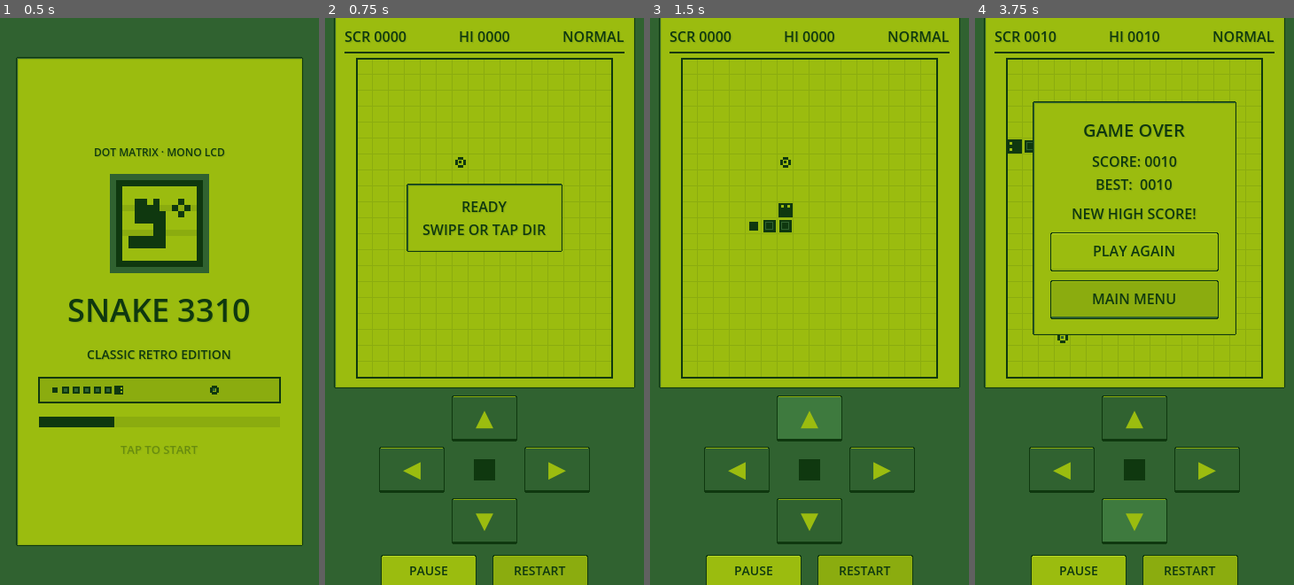
Above: before the commit, frames 1-4 (left to right).
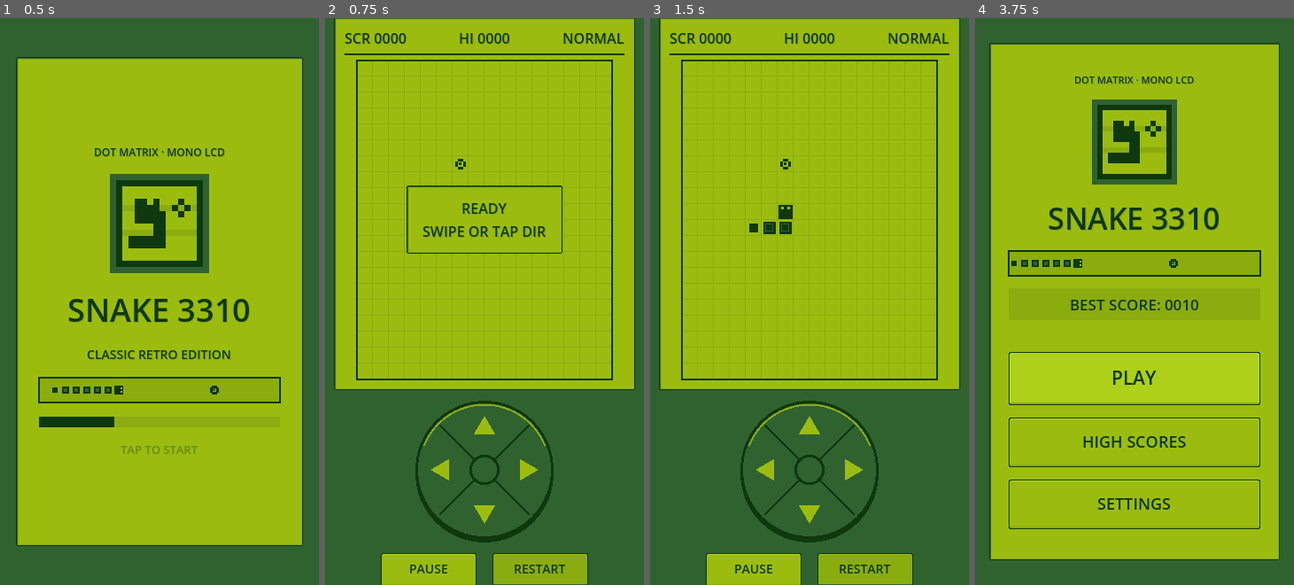
Above: after the commit, the same moments.

Repository: wiwiwinter/snake-3310-game
Game: Godot game, scene res://scenes/main/main.tscn
Same seed, same stepped clock (60 frames per second), same inputs: the game is played once before the commit and once after it.
Inputs (mouse positions are in pixels of both pictures, inside the frame that each line leads up to):
- Up to frame 1 (0.5 s): no input
- Up to frame 2 (0.75 s): tap Enter (ui_accept) at 0.5 s; move the mouse to (554, 273) at 0.52 s; hold Right (move_right) from 0.53 s (still down); click (554, 273) at 0.67 s
- Up to frame 3 (1.5 s): tap Enter (ui_accept) at 0.77 s; release Right (move_right) at 1.25 s; click (809, 420) at 1.25 s, where only the run before the commit has a clickable "▲"
- Up to frame 4 (3.75 s): click (1061, 471) at 2 s, where only the run before the commit has a clickable "◀"; click (1207, 471) at 2.75 s, where only the run before the commit has a clickable "▶"; click "▼" (after the commit: "MAIN MENU") at 3.5 s

Frame 1 is identical in both runs. In frame 2, 7.2% of the frame differs, in the area x 2-98%, y 0-100%; in frame 3, 6.4%; in frame 4, 45%.

Commit message:
feat(controls): add monochrome circular D-pad with continuous 360-degree thumb rolling

Diff:
--- a/scenes/game/game_scene.tscn
+++ b/scenes/game/game_scene.tscn
@@ -1,7 +1,8 @@
-[gd_scene load_steps=3 format=3]
+[gd_scene load_steps=4 format=3]
 
 [ext_resource type="Script" path="res://scripts/gameplay/game_scene.gd" id="1_game_scene"]
 [ext_resource type="Script" path="res://scripts/gameplay/board_renderer.gd" id="2_board_renderer"]
+[ext_resource type="Script" path="res://scripts/ui/circular_dpad.gd" id="3_circular_dpad"]
 
 [node name="GameScene" type="Control"]
 layout_mode = 3
@@ -240,64 +241,11 @@
 [node name="DpadCenter" type="CenterContainer" parent="SafeMargin/MainColumn/KeypadDeck"]
 layout_mode = 2
 
-[node name="DpadGrid" type="GridContainer" parent="SafeMargin/MainColumn/KeypadDeck/DpadCenter"]
-layout_mode = 2
-theme_override_constants/h_separation = 8
-theme_override_constants/v_separation = 6
-columns = 3
-
-[node name="PadTL" type="Control" parent="SafeMargin/MainColumn/KeypadDeck/DpadCenter/DpadGrid"]
-custom_minimum_size = Vector2(74, 52)
-layout_mode = 2
-
-[node name="UpButton" type="Button" parent="SafeMargin/MainColumn/KeypadDeck/DpadCenter/DpadGrid"]
-unique_name_in_owner = true
-custom_minimum_size = Vector2(74, 52)
-layout_mode = 2
-theme_override_font_sizes/font_size = 26
-text = "▲"
-
-[node name="PadTR" type="Control" parent="SafeMargin/MainColumn/KeypadDeck/DpadCenter/DpadGrid"]
-custom_minimum_size = Vector2(74, 52)
-layout_mode = 2
-
-[node name="LeftButton" type="Button" parent="SafeMargin/MainColumn/KeypadDeck/DpadCenter/DpadGrid"]
-unique_name_in_owner = true
-custom_minimum_size = Vector2(74, 52)
-layout_mode = 2
-theme_override_font_sizes/font_size = 26
-text = "◀"
-
-[node name="PadCenter" type="CenterContainer" parent="SafeMargin/MainColumn/KeypadDeck/DpadCenter/DpadGrid"]
-custom_minimum_size = Vector2(74, 52)
-layout_mode = 2
-
-[node name="Pivot" type="ColorRect" parent="SafeMargin/MainColumn/KeypadDeck/DpadCenter/DpadGrid/PadCenter"]
-custom_minimum_size = Vector2(24, 24)
-layout_mode = 2
-color = Color(0.0588235, 0.219608, 0.0588235, 1)
-
-[node name="RightButton" type="Button" parent="SafeMargin/MainColumn/KeypadDeck/DpadCenter/DpadGrid"]
-unique_name_in_owner = true
-custom_minimum_size = Vector2(74, 52)
-layout_mode = 2
-theme_override_font_sizes/font_size = 26
-text = "▶"
-
-[node name="PadBL" type="Control" parent="SafeMargin/MainColumn/KeypadDeck/DpadCenter/DpadGrid"]
-custom_minimum_size = Vector2(74, 52)
-layout_mode = 2
-
-[node name="DownButton" type="Button" parent="SafeMargin/MainColumn/KeypadDeck/DpadCenter/DpadGrid"]
-unique_name_in_owner = true
-custom_minimum_size = Vector2(74, 52)
-layout_mode = 2
-theme_override_font_sizes/font_size = 26
-text = "▼"
-
-[node name="PadBR" type="Control" parent="SafeMargin/MainColumn/KeypadDeck/DpadCenter/DpadGrid"]
-custom_minimum_size = Vector2(74, 52)
-layout_mode = 2
+[node name="CircularDpad" type="Control" parent="SafeMargin/MainColumn/KeypadDeck/DpadCenter"]
+unique_name_in_owner = true
+custom_minimum_size = Vector2(164, 164)
+layout_mode = 2
+script = ExtResource("3_circular_dpad")
 
 [node name="ActionRow" type="HBoxContainer" parent="SafeMargin/MainColumn/KeypadDeck"]
 layout_mode = 2
--- a/scripts/gameplay/game_scene.gd
+++ b/scripts/gameplay/game_scene.gd
@@ -24,10 +24,7 @@
 
 @onready var pause_button: Button = %PauseButton
 @onready var restart_button: Button = %RestartButton
-@onready var up_button: Button = %UpButton
-@onready var down_button: Button = %DownButton
-@onready var left_button: Button = %LeftButton
-@onready var right_button: Button = %RightButton
+@onready var circular_dpad: CircularDpad = %CircularDpad
 
 var grid: GridSystem
 var session: SnakeGameSession
@@ -122,7 +119,10 @@
 	if session.state == SnakeGameSession.State.PAUSED or session.state == SnakeGameSession.State.GAME_OVER:
 		_swipe_detector.end_drag()
 		return
-	# Handle touch/pointer swipes in _input so Control panels/labels cannot swallow drag events.
+	# Skip board swipe tracking when the touch is handled by the circular D-pad.
+	if circular_dpad != null and (event is InputEventScreenTouch or event is InputEventScreenDrag or event is InputEventMouseButton or event is InputEventMouseMotion):
+		if circular_dpad.get_global_rect().has_point(event.position):
+			return
 	_handle_swipe_input(event)
 
 
@@ -215,10 +215,7 @@
 
 
 func _connect_controls() -> void:
-	up_button.button_down.connect(func() -> void: request_direction(Vector2i.UP))
-	down_button.button_down.connect(func() -> void: request_direction(Vector2i.DOWN))
-	left_button.button_down.connect(func() -> void: request_direction(Vector2i.LEFT))
-	right_button.button_down.connect(func() -> void: request_direction(Vector2i.RIGHT))
+	circular_dpad.direction_changed.connect(request_direction)
 
 	pause_button.pressed.connect(toggle_pause)
 	restart_button.pressed.connect(restart_game)
@@ -232,8 +229,6 @@
 
 
 func _style_keypad() -> void:
-	for btn in [up_button, down_button, left_button, right_button]:
-		LcdTheme.apply_pixel_button(btn, LcdTheme.ButtonVariant.CYAN)
 	LcdTheme.apply_pixel_button(pause_button, LcdTheme.ButtonVariant.AMBER)
 	LcdTheme.apply_pixel_button(restart_button, LcdTheme.ButtonVariant.RED)
 	LcdTheme.apply_pixel_button(resume_button, LcdTheme.ButtonVariant.GREEN)
--- /dev/null
+++ b/scripts/ui/circular_dpad.gd
@@ -0,0 +1,147 @@
+class_name CircularDpad
+extends Control
+## Unified monochrome circular D-pad supporting tap and continuous 360-degree thumb rolling.
+
+signal direction_changed(direction: Vector2i)
+
+const DEADZONE_RATIO: float = 0.18
+
+var active_direction: Vector2i = Vector2i.ZERO
+var _touch_index: int = -1
+var _mouse_held: bool = false
+
+
+func _ready() -> void:
+	mouse_filter = Control.MOUSE_FILTER_STOP
+	queue_redraw()
+
+
+func _gui_input(event: InputEvent) -> void:
+	if event is InputEventScreenTouch:
+		if event.pressed and _touch_index == -1:
+			_touch_index = event.index
+			_update_from_local_pos(event.position)
+			accept_event()
+		elif not event.pressed and event.index == _touch_index:
+			_release()
+			accept_event()
+	elif event is InputEventScreenDrag and event.index == _touch_index:
+		_update_from_local_pos(event.position)
+		accept_event()
+	elif not OS.has_feature("android"):
+		if event is InputEventMouseButton and event.button_index == MOUSE_BUTTON_LEFT:
+			if event.pressed:
+				_mouse_held = true
+				_update_from_local_pos(event.position)
+			else:
+				_mouse_held = false
+				_release()
+			accept_event()
+		elif event is InputEventMouseMotion and _mouse_held:
+			_update_from_local_pos(event.position)
+			accept_event()
+
+
+func _update_from_local_pos(local_pos: Vector2) -> void:
+	var new_dir: Vector2i = compute_direction(local_pos, size)
+	if new_dir == Vector2i.ZERO:
+		if active_direction != Vector2i.ZERO:
+			active_direction = Vector2i.ZERO
+			queue_redraw()
+		return
+
+	if new_dir != active_direction:
+		active_direction = new_dir
+		direction_changed.emit(active_direction)
+		queue_redraw()
+
+
+func _release() -> void:
+	_touch_index = -1
+	_mouse_held = false
+	if active_direction != Vector2i.ZERO:
+		active_direction = Vector2i.ZERO
+		queue_redraw()
+
+
+static func compute_direction(local_pos: Vector2, control_size: Vector2) -> Vector2i:
+	var center: Vector2 = control_size * 0.5
+	var radius: float = minf(control_size.x, control_size.y) * 0.5
+	var offset: Vector2 = local_pos - center
+	if offset.length() < radius * DEADZONE_RATIO:
+		return Vector2i.ZERO
+	if absf(offset.x) >= absf(offset.y):
+		return Vector2i.RIGHT if offset.x > 0.0 else Vector2i.LEFT
+	return Vector2i.DOWN if offset.y > 0.0 else Vector2i.UP
+
+
+func _draw() -> void:
+	var center: Vector2 = size * 0.5
+	var radius: float = minf(size.x, size.y) * 0.5 - 4.0
+	if radius <= 8.0:
+		return
+
+	# 3D bottom drop shadow and outer deep-green ring
+	draw_circle(center + Vector2(0, 4.0), radius, GameConfig.COLOR_LCD_DEEP)
+	draw_circle(center, radius, GameConfig.COLOR_LCD_DEEP)
+	draw_circle(center, radius - 3.0, GameConfig.COLOR_LCD_DARK)
+
+	# Subtle top rim specular arc
+	draw_arc(center, radius - 4.5, PI * 1.12, PI * 1.88, 24, GameConfig.COLOR_LCD_LIGHT, 2.0)
+
+	# Highlight active directional wedge when held/rolled
+	if active_direction != Vector2i.ZERO:
+		_draw_active_wedge(center, radius - 5.0, active_direction)
+
+	# Subtle diagonal quadrant dividers
+	var diag: float = (radius - 6.0) * 0.7071
+	draw_line(center + Vector2(-diag, -diag), center + Vector2(diag, diag), GameConfig.COLOR_LCD_DEEP, 2.0)
+	draw_line(center + Vector2(diag, -diag), center + Vector2(-diag, diag), GameConfig.COLOR_LCD_DEEP, 2.0)
+
+	# Four directional arrows
+	var arrow_dist: float = radius * 0.62
+	var arrow_r: float = radius * 0.16
+	_draw_arrow(center + Vector2(0, -arrow_dist), Vector2i.UP, arrow_r)
+	_draw_arrow(center + Vector2(0, arrow_dist), Vector2i.DOWN, arrow_r)
+	_draw_arrow(center + Vector2(-arrow_dist, 0), Vector2i.LEFT, arrow_r)
+	_draw_arrow(center + Vector2(arrow_dist, 0), Vector2i.RIGHT, arrow_r)
+
+	# Center recessed pivot dimple
+	var pivot_r: float = radius * 0.22
+	draw_circle(center, pivot_r, GameConfig.COLOR_LCD_DEEP)
+	draw_circle(center, pivot_r - 3.0, GameConfig.COLOR_LCD_DARK)
+
+
+func _draw_active_wedge(center: Vector2, r: float, dir: Vector2i) -> void:
+	var base_angle: float = 0.0
+	if dir == Vector2i.RIGHT:
+		base_angle = 0.0
+	elif dir == Vector2i.DOWN:
+		base_angle = PI * 0.5
+	elif dir == Vector2i.LEFT:
+		base_angle = PI
+	else: # UP
+		base_angle = -PI * 0.5
+
+	var pts := PackedVector2Array([center])
+	var steps: int = 12
+	var start_a: float = base_angle - PI * 0.25
+	var end_a: float = base_angle + PI * 0.25
+	for i in range(steps + 1):
+		var a: float = lerpf(start_a, end_a, float(i) / float(steps))
+		pts.append(center + Vector2(cos(a), sin(a)) * r)
+	draw_colored_polygon(pts, GameConfig.COLOR_LCD_BG)
+
+
+func _draw_arrow(pos: Vector2, dir: Vector2i, r: float) -> void:
+	var ink: Color = GameConfig.COLOR_LCD_DEEP if active_direction == dir else GameConfig.COLOR_LCD_BG
+	var pts: PackedVector2Array
+	if dir == Vector2i.UP:
+		pts = PackedVector2Array([pos + Vector2(0, -r), pos + Vector2(-r, r * 0.7), pos + Vector2(r, r * 0.7)])
+	elif dir == Vector2i.DOWN:
+		pts = PackedVector2Array([pos + Vector2(0, r), pos + Vector2(-r, -r * 0.7), pos + Vector2(r, -r * 0.7)])
+	elif dir == Vector2i.LEFT:
+		pts = PackedVector2Array([pos + Vector2(-r, 0), pos + Vector2(r * 0.7, -r), pos + Vector2(r * 0.7, r)])
+	else:
+		pts = PackedVector2Array([pos + Vector2(r, 0), pos + Vector2(-r * 0.7, -r), pos + Vector2(-r * 0.7, r)])
+	draw_colored_polygon(pts, ink)
--- a/tests/test_phase6_ui.gd
+++ b/tests/test_phase6_ui.gd
@@ -135,6 +135,38 @@
 	_assert_true(main_node.game_scene.session.state == SnakeGameSession.State.PLAYING, "toggle_pause should resume PLAYING")
 	_assert_true(not main_node.game_scene.pause_overlay.visible, "PauseOverlay should hide on resume")
 
+	# Verify CircularDpad continuous 360-degree hold-and-roll motion emits all 4 directions without releasing.
+	var dpad: CircularDpad = main_node.game_scene.circular_dpad
+	_assert_true(dpad != null and dpad.custom_minimum_size.x >= 150.0, "CircularDpad must exist with >=150px diameter")
+	dpad.size = dpad.custom_minimum_size
+	var recorded_dirs: Array[Vector2i] = []
+	var cb := func(d: Vector2i) -> void: recorded_dirs.append(d)
+	dpad.direction_changed.connect(cb)
+
+	var d_down := InputEventScreenTouch.new()
+	d_down.index = 0
+	d_down.pressed = true
+	d_down.position = Vector2(82, 20) # UP
+	dpad._gui_input(d_down)
+
+	for drag_pt in [Vector2(144, 82), Vector2(82, 144), Vector2(20, 82), Vector2(82, 20)]:
+		var d_drag := InputEventScreenDrag.new()
+		d_drag.index = 0
+		d_drag.position = drag_pt
+		dpad._gui_input(d_drag)
+
+	var d_up := InputEventScreenTouch.new()
+	d_up.index = 0
+	d_up.pressed = false
+	d_up.position = Vector2(82, 20)
+	dpad._gui_input(d_up)
+	dpad.direction_changed.disconnect(cb)
+
+	_assert_true(
+		recorded_dirs == [Vector2i.UP, Vector2i.RIGHT, Vector2i.DOWN, Vector2i.LEFT, Vector2i.UP],
+		"Circular D-pad hold-and-roll must emit UP->RIGHT->DOWN->LEFT->UP continuously"
+	)
+
 	# Verify minimum 44px tap target height on all interactive buttons across screens.
 	var buttons_to_check: Array[Button] = [
 		main_node.main_menu.play_button,
@@ -146,10 +178,6 @@
 		main_node.settings_screen.music_button,
 		main_node.settings_screen.back_button,
 		main_node.high_score_screen.back_button,
-		main_node.game_scene.up_button,
-		main_node.game_scene.down_button,
-		main_node.game_scene.left_button,
-		main_node.game_scene.right_button,
 		main_node.game_scene.resume_button,
 		main_node.game_scene.pause_restart_button,
 		main_node.game_scene.pause_menu_button,
Not shown, added: scripts/ui/circular_dpad.gd.uid
Not shown, changed: CHANGELOG.md
